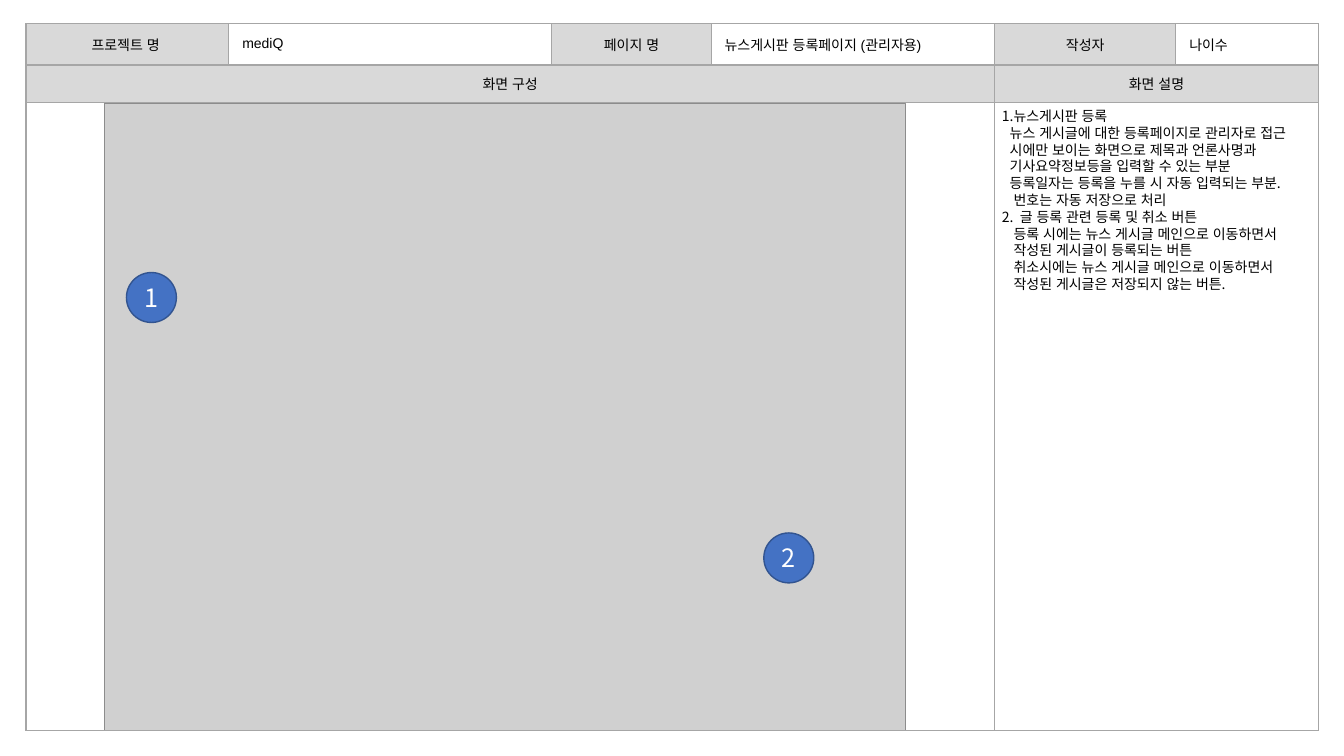
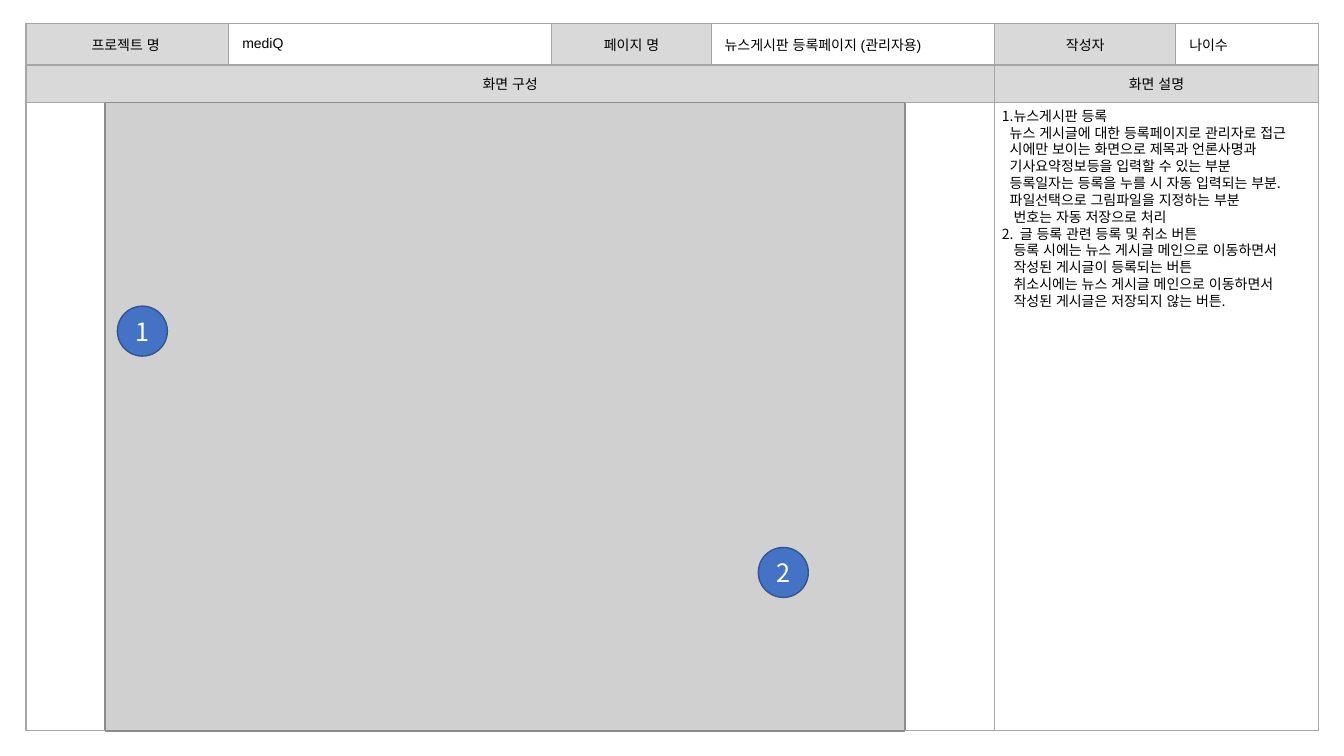
Before and after one commit to burnyst/mediQ, a slide deck: slide 36 of doc/0빅데이터분석프로젝트(공용)/[06] 스토리보드.pptx (slide 37 before the commit). Drawn at 1344x756 pixels with LibreOffice and Linux fonts; fonts in the diff are those of the drawing; grey boxes stand for pictures. Boxes give left, top, right and bottom in pixels: in the first picture for what was removed or moved away, otherwise in the second. Text is boxed around its words. In the diff, an @@ line names an element or a change of style, - is before the commit and + after.

```diff
--- a/doc/0빅데이터분석프로젝트(공용)/[06] 스토리보드.pptx
+++ b/doc/0빅데이터분석프로젝트(공용)/[06] 스토리보드.pptx
@@ picture added at (x1=106, y1=103, x2=904, y2=731) @@
@@ text at (x1=1010, y1=193, x2=1240, y2=206): paragraph added @@
+파일선택으로 그림파일을 지정하는 부분
@@ ellipse "1" moved from (x1=126, y1=272, x2=176, y2=323) to (x1=117, y1=307, x2=167, y2=357) @@
@@ ellipse "2" moved from (x1=764, y1=533, x2=815, y2=584) to (x1=758, y1=547, x2=809, y2=598) @@
```
Also in this commit, not shown: 6 other slides changed, 1 slide removed, 11 other files.
